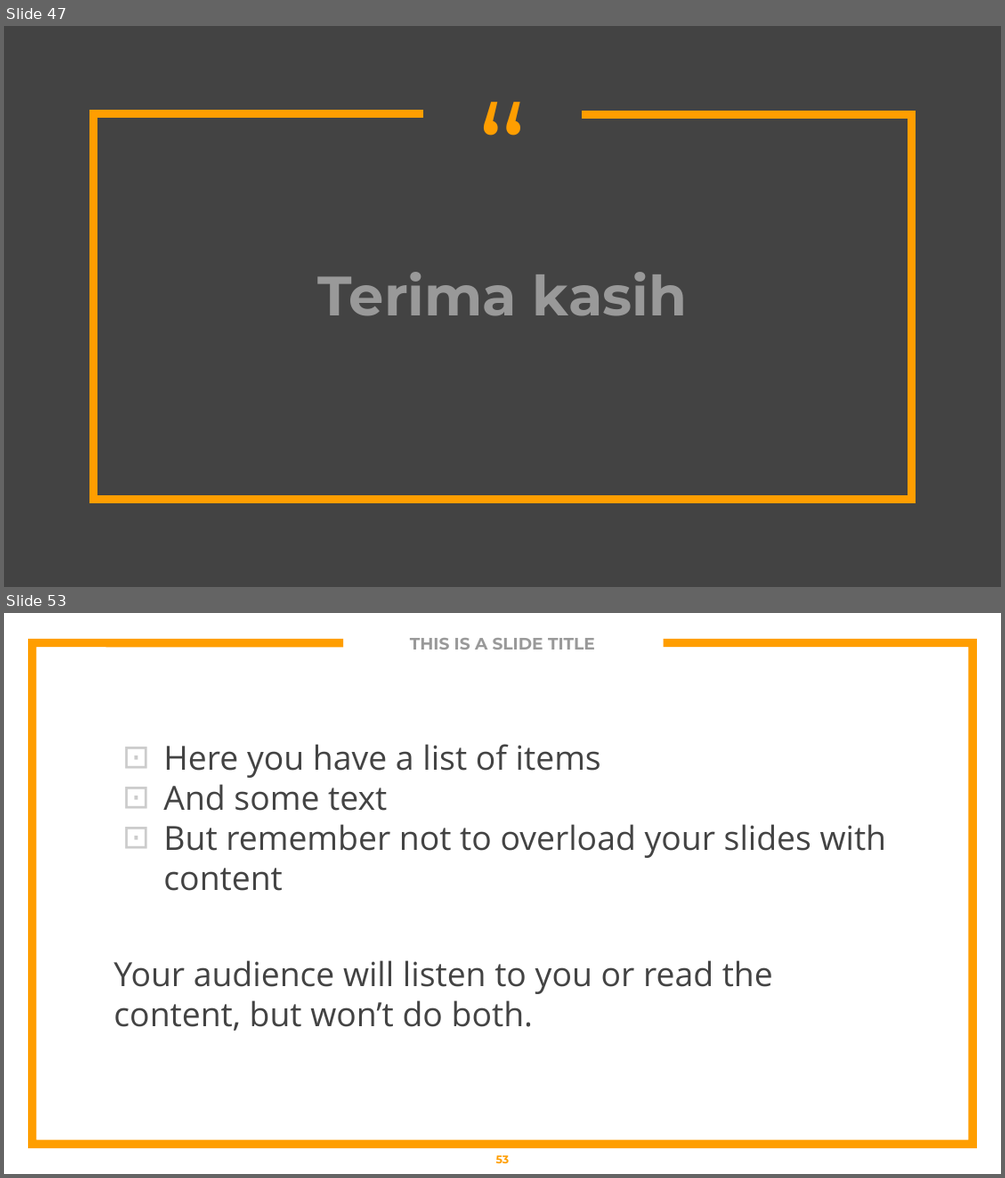
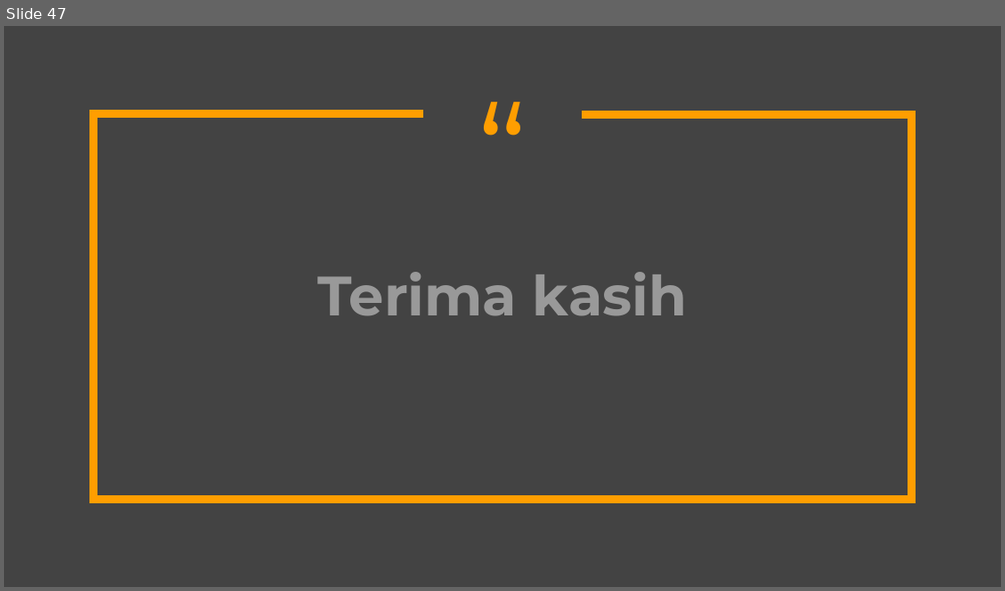
Before and after one commit to bagusco/R-OJK, a slide deck: Regresi OJK.pptx. Shown one above the other, each under a label of ours: slides 47 and 53 before the commit, slide 47 after it; the slides between them are not shown. The pictures are 1005x1178 and 1005x591 pixels, drawn with LibreOffice and Linux fonts; fonts in the diff are those of the drawing. Boxes give left, top, right and bottom in pixels: in the first picture for what was removed or moved away, otherwise in the second. Text is boxed around its words. In the diff, an @@ line names an element or a change of style, - is before the commit and + after.

```diff
--- a/Regresi OJK.pptx
+++ b/Regresi OJK.pptx
@@ slide 53 removed at <box>4,613,1001,1174</box>, background #FFFFFF @@
@@ title removed at <box>410,638,595,649</box> @@
-THIS IS A SLIDE TITLE
@@ freeform shape removed at <box>32,643,972,1144</box> @@
@@ text removed at <box>113,744,887,1030</box> @@
-⊡ Here you have a list of items
-⊡ And some text
-⊡ But remember not to overload your slides with content
-Your audience will listen to you or read the content, but won’t do both.
@@ page number removed at <box>496,1155,510,1163</box> @@
-53
```
Also in this commit, not shown: 1 slide changed, 27 other slides removed.
